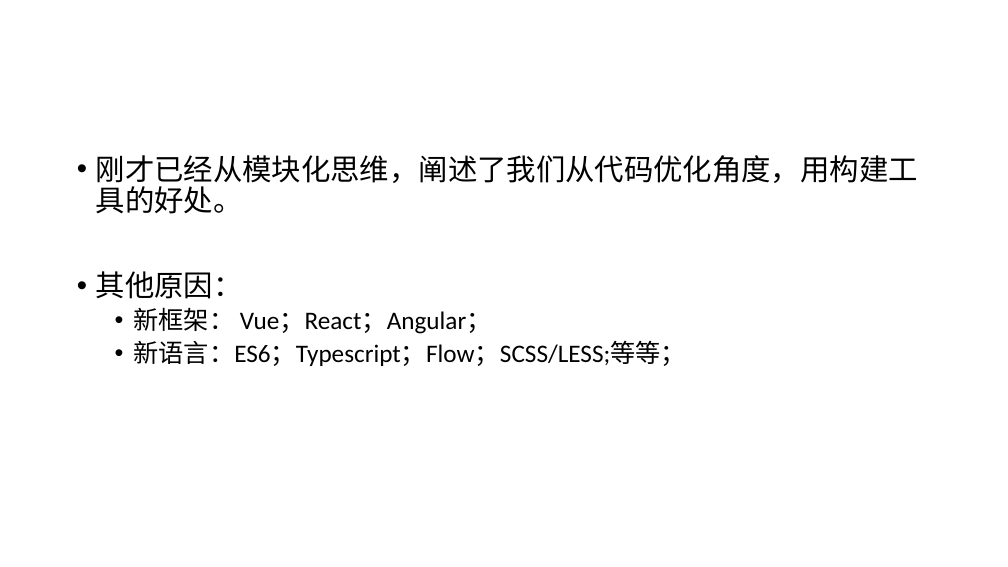
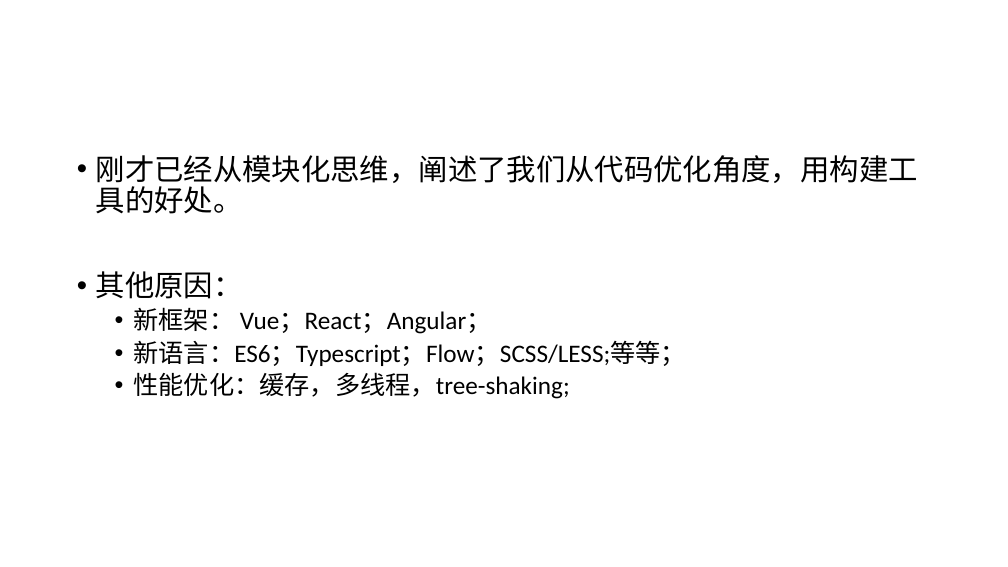
Before and after one commit to Cohen-Wang/workbench, a slide deck: slide 15 of cloud/培训 - webpack.pptx (slide 14 before the commit). Drawn at 1008x567 pixels with LibreOffice and Linux fonts; fonts in the diff are those of the drawing. Boxes give left, top, right and bottom in pixels: in the first picture for what was removed or moved away, otherwise in the second. Text is boxed around its words. In the diff, an @@ line names an element or a change of style, - is before the commit and + after.

```diff
--- a/cloud/培训 - webpack.pptx
+++ b/cloud/培训 - webpack.pptx
@@ text at (x1=134, y1=372, x2=570, y2=399): paragraph added @@
+  • 性能优化：缓存，多线程，tree-shaking;
```
Also in this commit, not shown: 4 other slides changed, 6 slides added.
